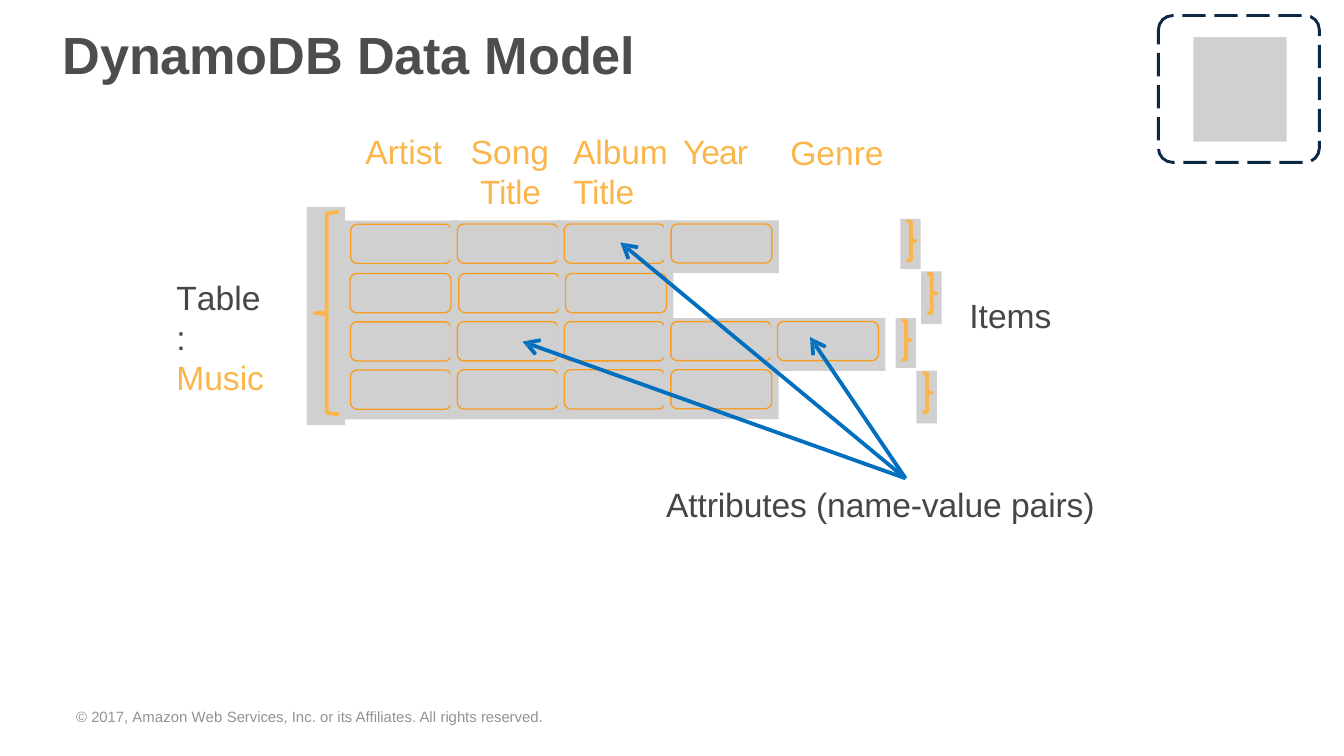
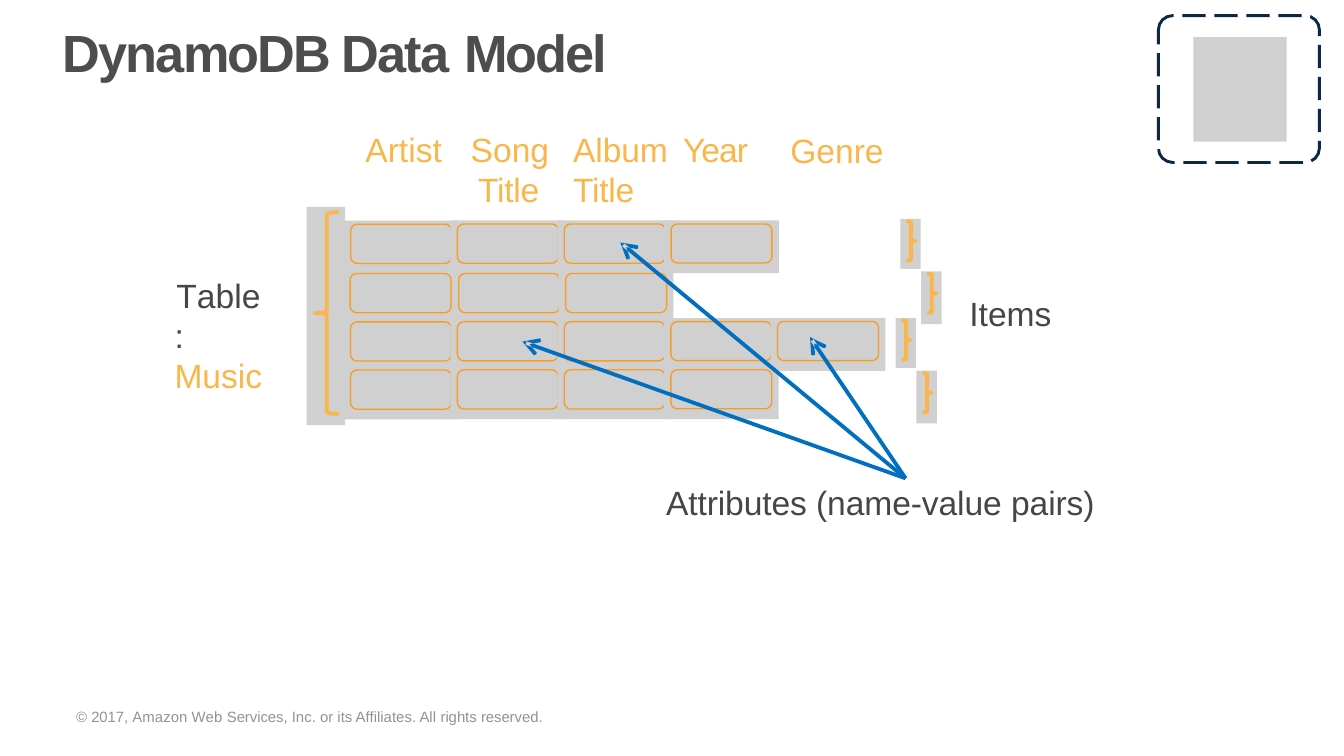
Before and after one commit to prkatta/dotraining, a slide deck: slide 95 of Session-18/AWS_Fundamentals.pptx (slide 96 before the commit). Drawn at 1344x756 pixels with LibreOffice and Linux fonts; fonts in the diff are those of the drawing; grey boxes stand for pictures; background and template pictures are left out. Boxes give left, top, right and bottom in pixels: in the first picture for what was removed or moved away, otherwise in the second. Text is boxed around its words. In the diff, an @@ line names an element or a change of style, - is before the commit and + after.

```diff
--- a/Session-18/AWS_Fundamentals.pptx
+++ b/Session-18/AWS_Fundamentals.pptx
@@ title "DynamoDB Data Model" at (x1=63, y1=34, x2=607, y2=82): letter spacing -0.1 to -1 pt; indent changed @@
@@ indent changed in 7 elements at (x1=666, y1=490, x2=1094, y2=522), (x1=573, y1=137, x2=748, y2=203), (x1=175, y1=283, x2=263, y2=389), (x1=471, y1=138, x2=549, y2=203), (x1=790, y1=139, x2=883, y2=164), (x1=969, y1=303, x2=1051, y2=327), (x1=365, y1=137, x2=441, y2=163) @@
@@ freeform shape added at (x1=621, y1=242, x2=630, y2=259), fill #006FC0 @@
@@ freeform shape added at (x1=625, y1=243, x2=638, y2=249), fill #006FC0 @@
@@ freeform shape resized from (x1=621, y1=242, x2=907, y2=480) to (x1=626, y1=247, x2=907, y2=480) @@
@@ freeform shape added at (x1=523, y1=339, x2=542, y2=355), fill #006FC0 @@
@@ freeform shape added at (x1=527, y1=341, x2=542, y2=344), fill #006FC0 @@
@@ freeform shape resized from (x1=523, y1=339, x2=906, y2=480) to (x1=530, y1=344, x2=906, y2=481) @@
@@ freeform shape added at (x1=810, y1=337, x2=816, y2=356), fill #006FC0 @@
@@ freeform shape added at (x1=813, y1=339, x2=825, y2=348), fill #006FC0 @@
@@ freeform shape resized from (x1=810, y1=337, x2=907, y2=480) to (x1=814, y1=344, x2=907, y2=480) @@
```
Also in this commit, not shown: 120 other slides changed, 9 slides removed.
